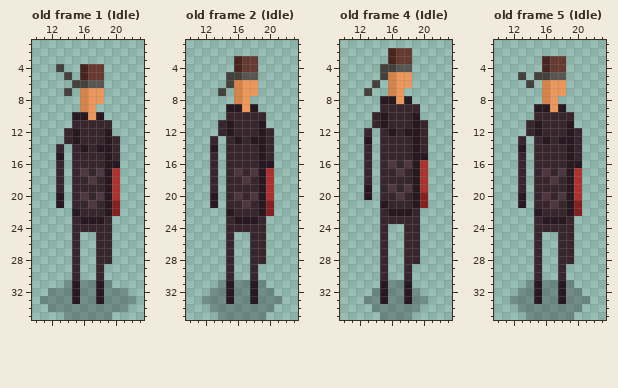
Pixel-art file, stored at Assets/Sprites/player.ase. The first picture shows the starting point.
36x36 pixels, 32 frames. Shown: old frame 1 (Idle): x 10..23, y 1..35; old frame 2 (Idle): x 10..23, y 1..35; old frame 4 (Idle): x 10..23, y 1..35; old frame 5 (Idle): x 10..23, y 1..35. The commit also changed other frames, which this record leaves out.
Once edited:
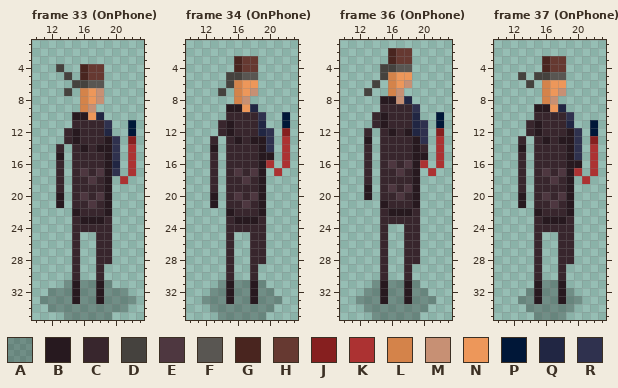
Palette (. is transparent): A #00000041  B #27191f  C #38262d  D #45423e  E #4e3740  F #595652  G #49251f  H #663931  J #861f1f  K #ac3232  L #d4834a  M #c79074  N #ed975a  P #001738  Q #212643  R #2f314e
A new or re-ordered frame is compared with the old frame closest to it.
From old to new:
frames 32 -> 39
layer "phoneLight" added
--- frame 33 (OnPhone) is new; against old frame 1 (Idle), layers "phoneLight", "char"
@@ x 15..23 @@
  6 DDFF.....
- 7 .LNN.....
- 8 .LNN.....
- 9 .LN......
-10 BBNB.....
-11 CCCCC....
-12 BCCCB....
-13 BCCCBC...
-14 CBCBBC...
-15 CCCCBC...
-16 CCCCBB...
-17 CECEBK...
-18 CCECBK...
-19 CCCCBK...
-20 CECEBK...
-21 CCECBJ...
-22 BCCCBJ...
+ 7 .LNM.....
+ 8 .LNM.....
+ 9 .LM......
+10 BBNQ.....
+11 CCCCR..P.
+12 BCCCQ..P.
+13 BCCCBR.J.
+14 CBCBBR.K.
+15 CCCCBR.K.
+16 CCCCBQ.K.
+17 CECEBR.K.
+18 CCECB.K..
+19 CCCCB....
+20 CECEB....
+21 CCECB....
+22 BCCCB....
 23 CBBBC....
--- frame 34 (OnPhone) is new; against old frame 2 (Idle), layers "phoneLight", "char"
@@ x 15..23 @@
  6 DLNN.....
- 7 .LNN.....
- 8 .LN......
- 9 BBNB.....
-10 CCCCC....
-11 BCCCB....
-12 BCCCBC...
-13 CBCBBC...
-14 CCCCBC...
-15 CCCCBC...
-16 CCCCBB...
-17 CECEBK...
-18 CCECBK...
-19 CCCCBK...
-20 CECEBK...
-21 CCECBJ...
-22 BCCCBJ...
+ 7 .LNM.....
+ 8 .LM......
+ 9 BBNQ.....
+10 CCCCR..P.
+11 BCCCQ..P.
+12 BCCCQR.J.
+13 CBCBBR.K.
+14 CCCCBR.K.
+15 CCCCBB.K.
+16 CCCCBK.K.
+17 CECEB.K..
+18 CCECB....
+19 CCCCB....
+20 CECEB....
+21 CCECB....
+22 BCCCB....
 23 CBBBC....
--- frame 36 (OnPhone) is new; against old frame 4 (Idle), layers "phoneLight", "char", "shadow"
@@ x 15..23 @@
  5 DLNN.....
- 6 .LNN.....
- 7 .LN......
- 8 BBNB.....
- 9 CCCCC....
-10 BCCCB....
-11 BCCCBC...
-12 CBCBBC...
-13 CCCCBC...
-14 CCCCBC...
-15 CCCCBB...
-16 CECEBK...
-17 CCECBK...
-18 CCCCBK...
-19 CECEBK...
-20 CCECBJ...
-21 BCCCBJ...
+ 6 .LNM.....
+ 7 .LM......
+ 8 BBMQ.....
+ 9 CCCCR....
+10 BCCCQ..P.
+11 BCCCQR.P.
+12 CBCBQR.J.
+13 CCCCBR.K.
+14 CCCCBC.K.
+15 CCCCBB.K.
+16 CECEBK.K.
+17 CCECB.K..
+18 CCCCB....
+19 CECEB....
+20 CCECB....
+21 BCCCB....
 22 CBBBC....
@@ x 10..23 @@
 30 .....C..C.....
-31 .....BAAB.....
-32 ....ABAABA....
-33 ...AABAABAA...
-34 ....AAAAAA....
-35 .....AAAA.....
+31 ....ABAABA....
+32 ...AABAABAA...
+33 ..AAABAABAAA..
+34 ...AAAAAAAA...
+35 ....AAAAAA....
--- frame 37 (OnPhone) is new; against old frame 5 (Idle), layers "phoneLight", "char", "shadow"
@@ x 15..23 @@
  6 .LNN.....
- 7 .LNN.....
- 8 .LN......
- 9 BBNB.....
-10 CCCCC....
-11 BCCCB....
-12 BCCCBC...
-13 CBCBBC...
-14 CCCCBC...
-15 CCCCBC...
-16 CCCCBB...
-17 CECEBK...
-18 CCECBK...
-19 CCCCBK...
-20 CECEBK...
-21 CCECBJ...
-22 BCCCBJ...
+ 7 .LNM.....
+ 8 .LM......
+ 9 BBNQ.....
+10 CCCCR....
+11 BCCCQ..P.
+12 BCCCBR.P.
+13 CBCBBR.J.
+14 CCCCBR.K.
+15 CCCCBR.K.
+16 CCCCBB.K.
+17 CECEBK.K.
+18 CCECB.K..
+19 CCCCB....
+20 CECEB....
+21 CCECB....
+22 BCCCB....
 23 CBBBC....
@@ x 10..23 @@
 30 .....C..C.....
-31 ....ABAABA....
-32 ...AABAABAA...
-33 ..AAABAABAAA..
-34 ...AAAAAAAA...
-35 ....AAAAAA....
+31 .....BAAB.....
+32 ....ABAABA....
+33 ...AABAABAA...
+34 ....AAAAAA....
+35 .....AAAA.....
